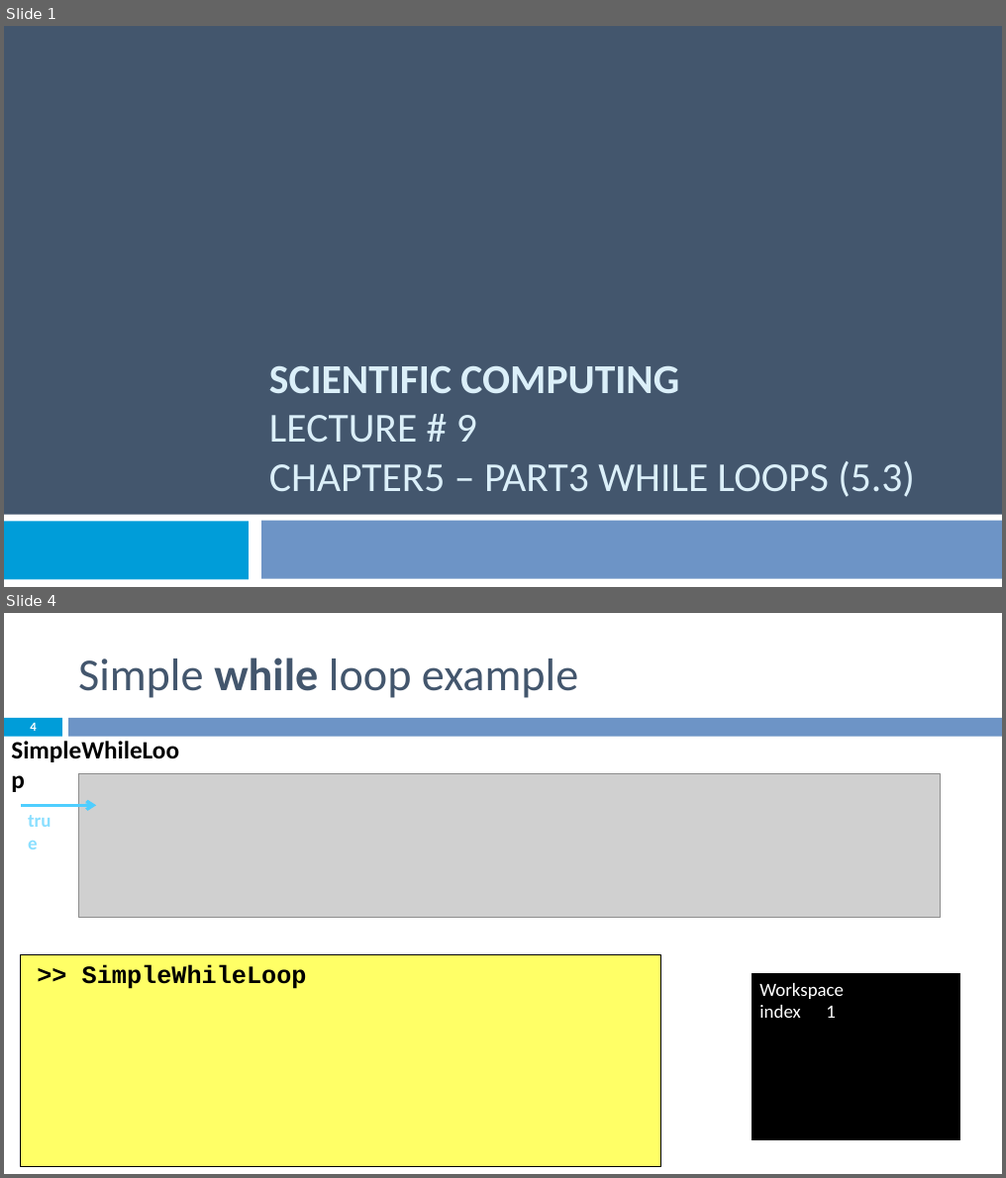
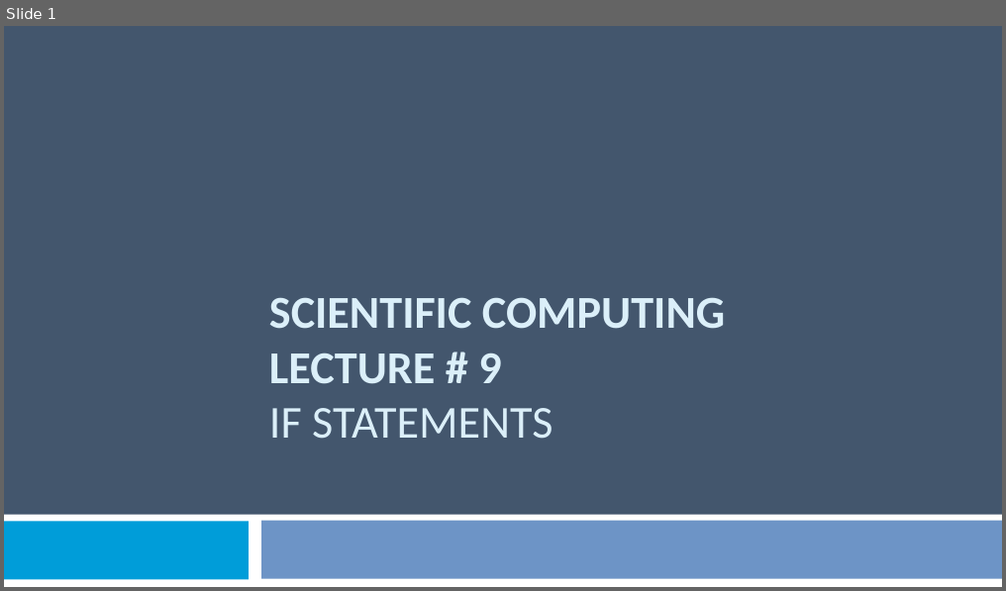
Before and after one commit to Emadalsuwat/emadalsuwat.github.io, a slide deck: scientificcomputing/Lecture 9.pptx. Shown one above the other, each under a label of ours: slides 1 and 4 before the commit, slide 1 after it; the slides between them are not shown. The pictures are 1006x1178 and 1006x591 pixels, drawn with LibreOffice and Linux fonts; fonts in the diff are those of the drawing; grey boxes stand for pictures. Boxes give left, top, right and bottom in pixels: in the first picture for what was removed or moved away, otherwise in the second. Text is boxed around its words. In the diff, an @@ line names an element or a change of style, - is before the commit and + after.

```diff
--- a/scientificcomputing/Lecture 9.pptx
+++ b/scientificcomputing/Lecture 9.pptx
@@ slide 4 removed at (4,613,1002,1174), background #FFFFFF @@
@@ title removed at (78,658,578,698) @@
-Simple while loop example
@@ rectangle removed at (4,718,62,737) @@
@@ page number removed at (30,722,36,731) @@
-4
@@ rectangle removed at (68,718,1002,737) @@
@@ picture removed at (79,774,941,918) @@
@@ arrow removed from (21, 805) to (96, 805) @@
@@ text removed at (21,805,65,836) @@
-true
@@ rectangle removed at (21,956,661,1167) @@
->> SimpleWhileLoop
@@ text removed at (82,964,307,989) @@
-SimpleWhileLoop
@@ rectangle removed at (752,973,960,1140) @@
-Workspace
-index 1
@@ slide 1 changed as well @@
@@ title at (269,297,725,439): text changed; size 39.6 to 44 pt; bold on @@
-SCIENTIFIC COMPUTING
-LECTURE # 9
-CHAPTER5 – PART3 WHILE LOOPS (5.3)
+SCIENTIFIC COMPUTING
+LECTURE # 9
+IF STATEMENTS
```
Also in this commit, not shown: 33 slides added, 18 other slides removed, 3 other files.
